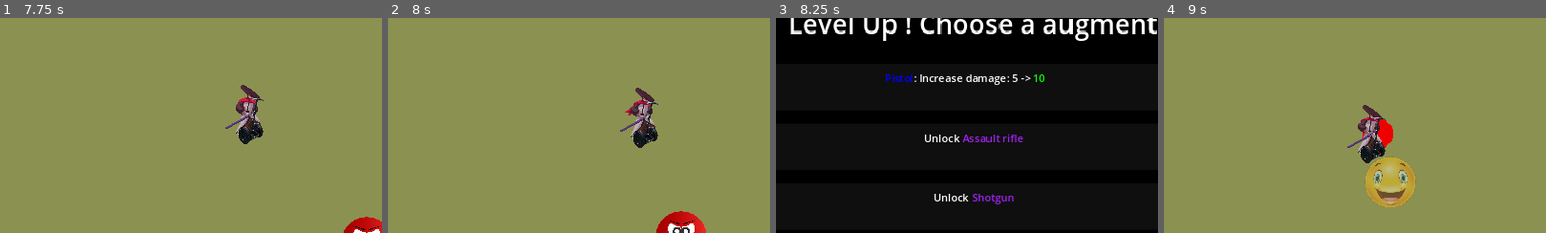
Above: before the commit, frames 1-4 (left to right).
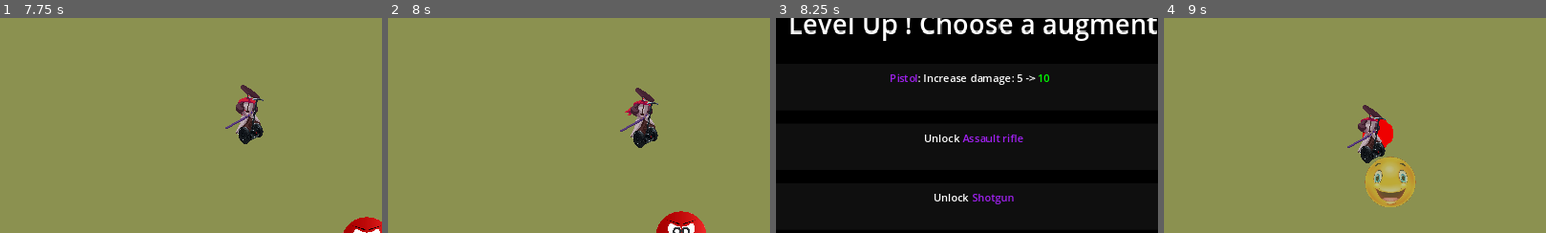
Above: after the commit, the same moments.

Repository: NemoDacremont/vampire_le_survivant
Game: Godot game, scene res://src/maps/first_map/map.tscn
Two runs of this game, one before a commit and one after it. Both use one fixed random seed, a clock stepped at 60 frames per second and the inputs below.
Inputs (mouse positions are % of the whole screen's width and height, from its top left):
- Up to frame 1 (7.75 s): hold D (move_right) 0.53-1.28 s; tap K (fireball) every 1.5 s from 0.6 to 6.6 s; hold S (move_down) 1.28-2.03 s; tap Ctrl (segway) every 1.5 s from 1.35 to 7.35 s; hold D (move_right) 2.03-2.78 s; hold W (move_up) 2.78-3.53 s; hold Left (move_left) 3.53-5.03 s; hold S (move_down) 5.03-5.78 s; hold D (move_right) 5.78-6.53 s; hold W (move_up) 6.53-7.28 s; hold D (move_right) from 7.28 s (still down)
- Up to frame 2 (8 s): keep holding D (move_right)
- Up to frame 3 (8.25 s): release D (move_right) at 8.03 s; hold S (move_down) from 8.03 s (still down); tap K (fireball) at 8.1 s
- Up to frame 4 (9 s): release S (move_down) at 8.75 s; click (50, 43) at 8.75 s
The pictures show only the part of the screen within x 24-74%, y 27-77%; the shares and areas given below are measured in that part.

Frames 1-2 are identical in both runs. In frame 3, 1.0% of the frame differs, in the area x 28-72%, y 25-32%; in frame 4, nothing differs.

Commit message:
fix upgrade weapons

Diff:
--- a/src/attacks/weapons/weapon.gd
+++ b/src/attacks/weapons/weapon.gd
@@ -72,5 +72,6 @@
 	_is_enabled = false
 
 func update_properties(stats: Array) -> void:
+	print("fire rate"+str(1. / stats[FIRE_RATE]))
 	timer_node.wait_time = 1 / stats[FIRE_RATE]
 	damage = stats[DAMAGE]
--- a/src/levelling.gd
+++ b/src/levelling.gd
@@ -6,11 +6,11 @@
 var choice: Array[int] = [0, 0, 0]
 
 var scaling: Array = [\
-[[1, 5, 1, 0], [1, 10, 1], [1.25, 10, 1], [1.25, 15, 1], [1.75, 15, 1], [1.75, 15, 3], [5, 100, 10]],\
-[[4, 3, 1, 0], [5, 3, 1], [5, 5, 1], [5, 5, 4], [8, 5, 10], [10, 15, 10], [20, 50, 10]],\
-[[0.8, 5, 1, 3, PI / 6, 0], [0.8, 10, 1, 3, PI / 6], [0.8, 15, 3, 4, PI / 6], [0.6, 20, 5, 5, PI / 6], \
-[0.5, 25, 5, 5, PI / 3], [0.75, 30, 5, 6, PI / 3], [2, 35, 10, 90, 2 * PI]],\
-[[0.4, 40, -1, 0], [0.5, 50, -1], [0.6, 55, -1], [0.6, 100, -1], [0.8, 120, -1], [1, 150, -1], [3, 1000, -1]]\
+[[1., 5., 1, 0], [1., 10., 1], [1.25, 10., 1], [1.25, 15., 1], [1.75, 15., 1], [1.75, 15., 3], [5., 100., 10]],\
+[[4., 3., 1, 0], [5., 3., 1], [5., 5., 1], [5., 5., 4], [8., 5., 10], [10., 15., 10], [20., 50., 10]],\
+[[0.8, 5., 1, 3., PI / 6, 0], [0.8, 10., 1, 3., PI / 6], [0.8, 15., 3, 4., PI / 6], [0.6, 20., 5, 5., PI / 6], \
+[0.5, 25., 5, 5., PI / 3], [0.75, 30., 5, 6., PI / 3], [2., 35., 10, 90., 2 * PI]],\
+[[0.4, 40., -1, 0], [0.5, 50., -1], [0.6, 55, -1], [0.6, 100., -1], [0.8, 120., -1], [1., 150., -1], [3., 1000., -1]]\
 ]
 
 #Level 0 <=> Player hasn't the weapon
@@ -33,27 +33,25 @@
 			stats_changed = 0
 			for k in range(min(4, len(scaling[i][j]))):
 				if scaling[i][j][k] < scaling[i][j - 1][k]:
-					text += "Decrease "+stat_to_string(k)+": "+str(scaling[i][j - 1][k])+" -> [color=red]"+str(scaling[i][j][k])+"[/color]"
+					text += "Decrease "+stat_to_string(k)+": "+str(scaling[i][j - 1][k])+" -> [color=red]"+str(scaling[i][j][k])+"[/color]   "
 					stats_changed += 1
 				if scaling[i][j][k] > scaling[i][j - 1][k]:
-					text += "Increase "+stat_to_string(k)+": "+str(scaling[i][j - 1][k])+" -> [color=green]"+str(scaling[i][j][k])+"[/color]"
+					text += "Increase "+stat_to_string(k)+": "+str(scaling[i][j - 1][k])+" -> [color=green]"+str(scaling[i][j][k])+"[/color]   "
 					stats_changed += 1
 				if stats_changed == 2:
 					text += "\n"
-				if stats_changed >= 1:
-					text += "\t"
 			level_description[i].append(text)
 
 func weapon_to_string(weapon: int) -> String:
 	match weapon:
 		PISTOL:
-			return "[color=blue]Pistol[/color]"
+			return "[color=purple]Pistol[/color]"
 		ASSAULT:
-			return "[color=blue]Assault[/color]"
+			return "[color=purple]Assault[/color]"
 		SHOTGUN:
-			return "[color=blue]Shotgun[/color]"
+			return "[color=purple]Shotgun[/color]"
 		SNIPER:
-			return "[color=blue]Sniper[/color]"
+			return "[color=purple]Sniper[/color]"
 		_:
 			return "flop"
 
--- a/src/player/player.gd
+++ b/src/player/player.gd
@@ -123,5 +123,7 @@
 	if new_stats[-1] == 0:
 		print("weapon enabled : "+str(weapon))
 		weapons_enabled[weapon] = true
+		new_stats.erase(0)
+		$Weapons.get_child(weapon).update_properties(new_stats)
 	else:
 		$Weapons.get_child(weapon).update_properties(new_stats)
